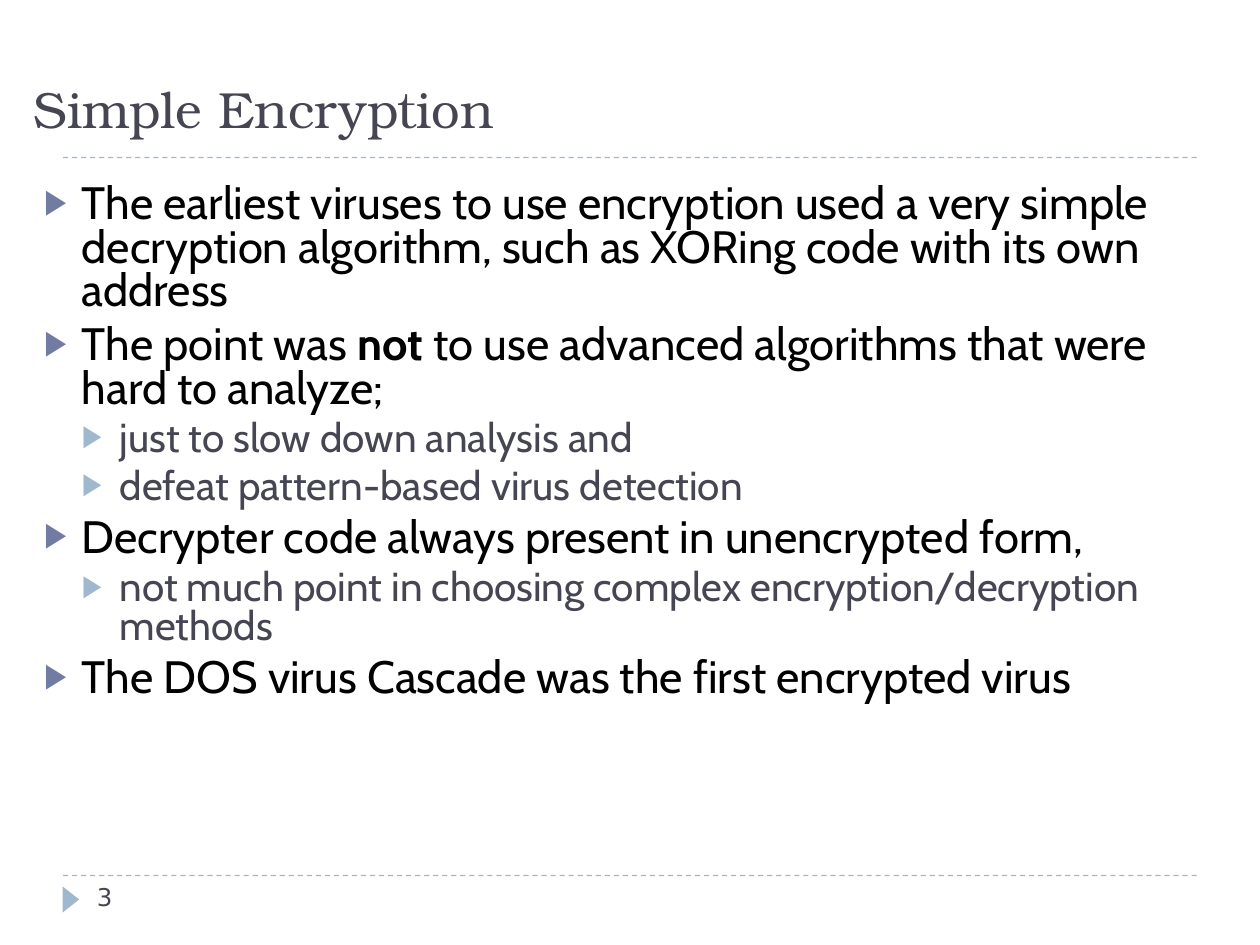
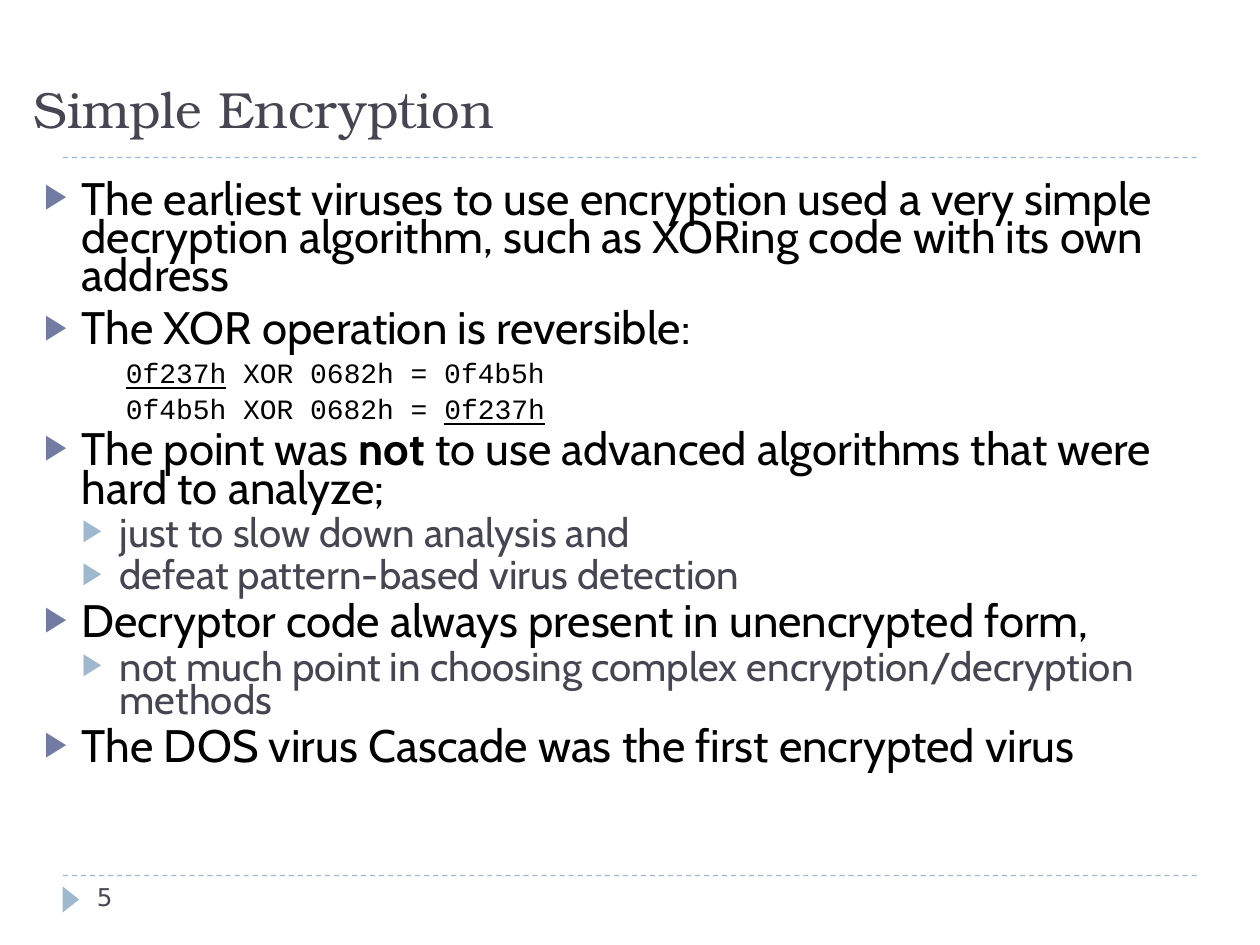
Before and after one commit to harrisonwl/harrisonwl.github.io, a slide deck: slide 5 of assets/courses/malware/spring2017/slides/FinalWeeks/EncryptedOligomorphic.ppt (slide 3 before the commit). Drawn at 1260x945 pixels with LibreOffice and Linux fonts; fonts in the diff are those of the drawing. Boxes give left, top, right and bottom in pixels: in the first picture for what was removed or moved away, otherwise in the second. Text is boxed around its words. In the diff, an @@ line names an element or a change of style, - is before the commit and + after.

Commit message:
updated slide for 4440

```diff
--- a/assets/courses/malware/spring2017/slides/FinalWeeks/EncryptedOligomorphic.ppt
+++ b/assets/courses/malware/spring2017/slides/FinalWeeks/EncryptedOligomorphic.ppt
@@ text at (82,181,1153,773): size 25.9 to 26 pt in "The earliest viruses to use encryption used ...", "The point was not to use advanced ...", "The DOS virus Cascade was the first ..."; size 23.1 to 23 pt in "just to slow down analysis and", "defeat pattern-based virus detection", "not much point in choosing complex encryption/decryption ..."; line spacing 0.8 to 0.7 @@
@@ text at (82,310,690,425): paragraphs added @@
+▶ The XOR operation is reversible:
+    0f237h XOR 0682h = 0f4b5h
+    0f4b5h XOR 0682h = 0f237h
@@ text at (82,603,1089,648): text changed; size 25.9 to 26 pt @@
-▶ Decrypter code always present in unencrypted form,
+▶ Decryptor code always present in unencrypted form,
@@ page number at (97,888,113,907): text changed @@
-3
+5
```
Also in this commit, not shown: 4 other slides changed, 2 slides added.
